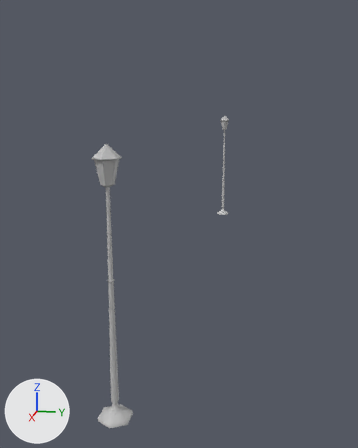
Before and after pictures for a commit that changed the FBX model Stage/Bridges/Streets.fbx.
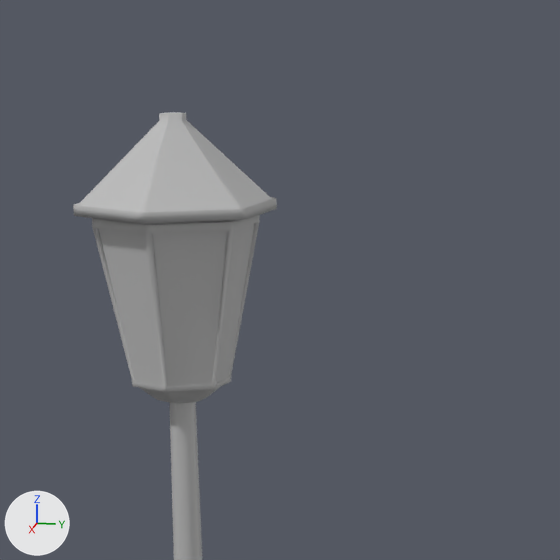
The first picture shows the older version from a 50 mm lens placed at (0.1781, 0.0295, 0.0645), pointed at (0.0035, -0.0054, 0.0209). The close-ups show both versions on the part from 22% to 46% of the width and 28% to 47% of the height of that picture; other places that the commit changed are outside them. Lighting does not change. The marker at lower left points along +X, +Y and +Z. Where no turn or scale is listed for an object, it has been applied to the vertices.

Names of what the first close-up shows: 'Street1'.
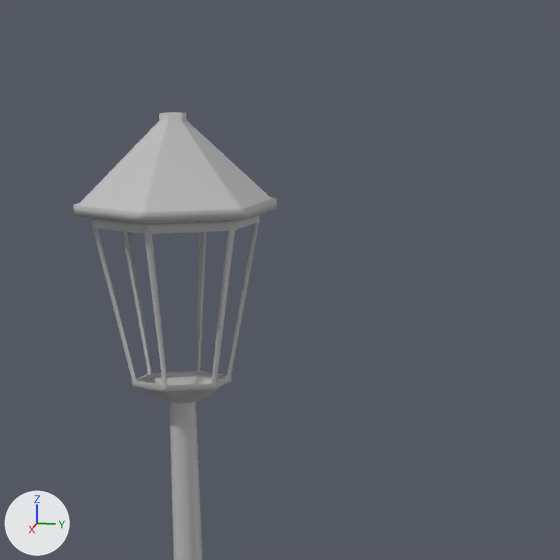
What differs and where, as boxes (x1, y1, x2, y2) in the close-ups (560 x 560 px):
part 1 of me_mesh, deleted: before (98, 219, 255, 386)

What changed in the scene script:
```text
Change me_mesh:
    where me_mesh.from_pydata(...)  # 612 vertices, 574 faces; spans x -0.099..0.099, y -0.003..0.003, z 0.003..0.057
    used by ob_street1; location = (0.0, 0.0, 0.0)
    me_mesh part 1: the loose piece of 48 vertices spanning x 0.093..0.097, y -0.002..0.002, z 0.05..0.055 is deleted
```
